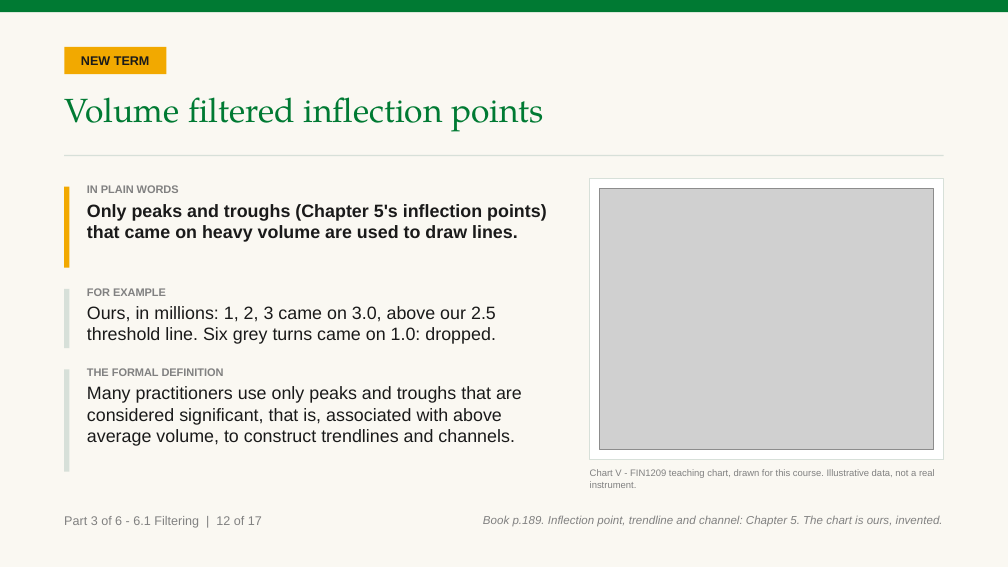
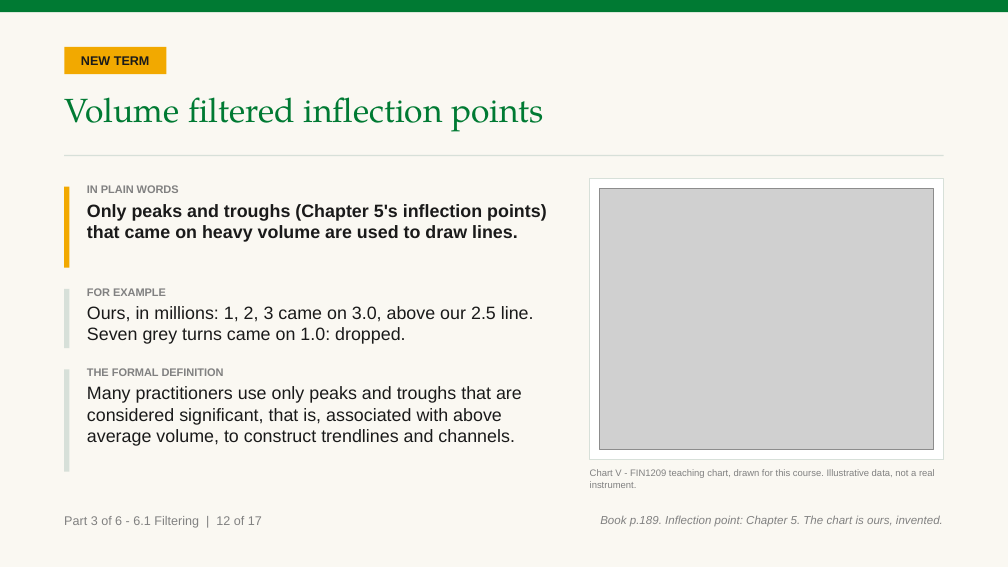
Before and after one commit to benjiesotelo-sudo/Telos_FIN1209, a slide deck: slide 66 of chapter-06/FIN1209-Chapter-06.pptx. Drawn at 1008x567 pixels with LibreOffice and Linux fonts; fonts in the diff are those of the drawing; grey boxes stand for pictures. Boxes give left, top, right and bottom in pixels: in the first picture for what was removed or moved away, otherwise in the second. Text is boxed around its words. In the diff, an @@ line names an element or a change of style, - is before the commit and + after.

```diff
--- a/chapter-06/FIN1209-Chapter-06.pptx
+++ b/chapter-06/FIN1209-Chapter-06.pptx
@@ text at <box>87,306,534,344</box>: text changed @@
-Ours, in millions: 1, 2, 3 came on 3.0, above our 2.5 threshold line. Six grey turns came on 1.0: dropped.
+Ours, in millions: 1, 2, 3 came on 3.0, above our 2.5 line. Seven grey turns came on 1.0: dropped.
@@ text at <box>600,515,943,527</box>: text changed @@
-Book p.189. Inflection point, trendline and channel: Chapter 5. The chart is ours, invented.
+Book p.189. Inflection point: Chapter 5. The chart is ours, invented.
```
Also in this commit, not shown: 7 other slides changed, 3 other files.
